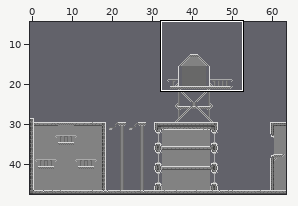
A Tiled map gets an edit: resource/maps/second_level.tmx. The picture above shows the old version from afar; the outline marks the close-up.
Close-up. First the earlier version:
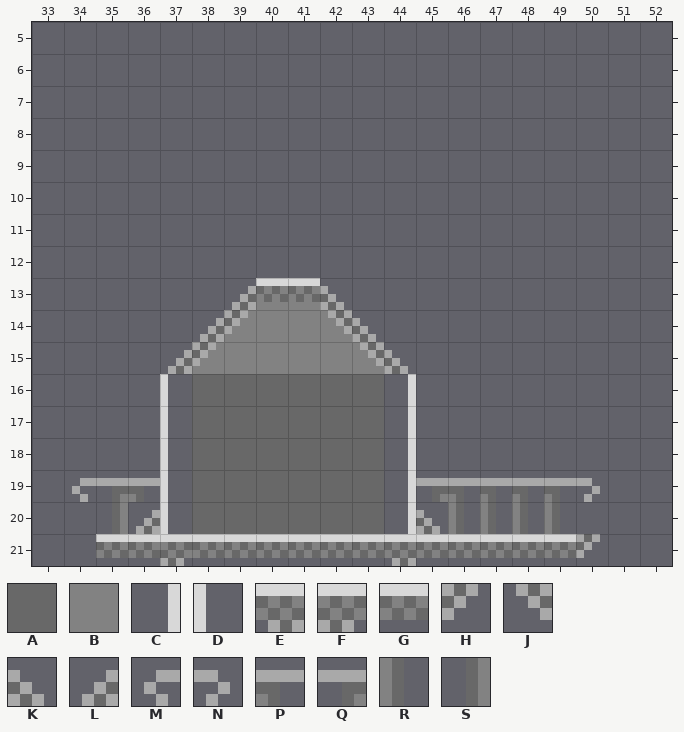
Cells are 4x4 px. Shown: x 33..52, y 5..21. The commit also changed other parts of the map, which this record leaves out.
Key: from "city_tileset": A 35, B 36, C 50 flipped on the other diagonal, D 50 turned 270, E 76, F 76 flipped left-right, G 77, H 92, J 92 flipped left-right, K 92 flipped up-down, L 92 turned 180, M 192, N 192 flipped left-right, P 193, Q 193 flipped left-right, R 209, S 209 flipped left-right.
_ is an empty cell.
Layer "a/background" before, first column x 33:
 5 ____________________
 6 ____________________
 7 ____________________
 8 ____________________
 9 ____________________
10 ____________________
11 ____________________
12 ____________________
13 _______BB___________
14 ______BBBB__________
15 _____BBBBBB_________
16 ____________________
17 ____________________
18 ____________________
19 _MQP________QPPPPN__
20 __SL________KRRRR___
21 __GGFGGGGGGEGGGGGH__
Layer "a/front layer" before, first column x 33:
 5 ____________________
 6 ____________________
 7 ____________________
 8 ____________________
 9 ____________________
10 ____________________
11 ____________________
12 ____________________
13 ______LGGK__________
14 _____LH__JK_________
15 ____LH____JK________
16 ____DAAAAAAC________
17 ____DAAAAAAC________
18 ____DAAAAAAC________
19 ____DAAAAAAC________
20 ____DAAAAAAC________
21 ____________________
Now the later version:
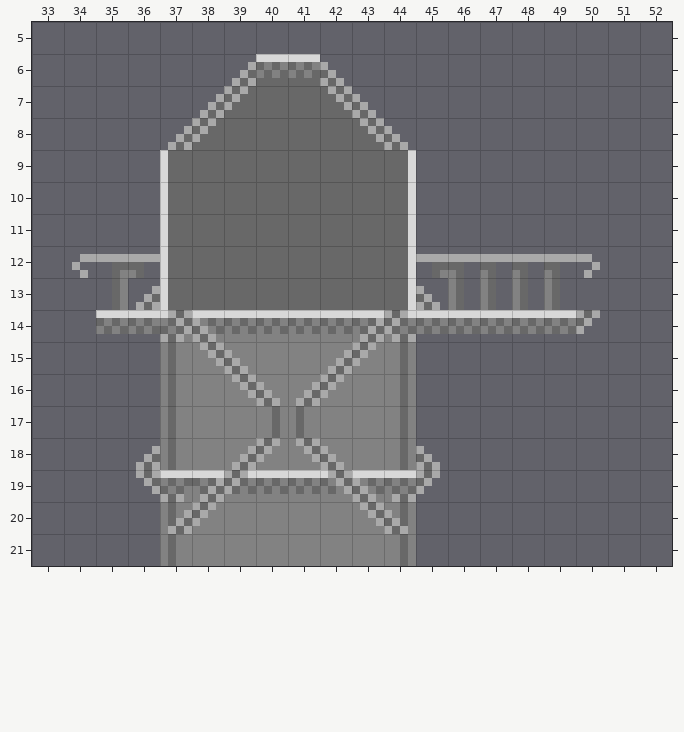
Tiles of an added or newly shown layer are drawn over the layers below it.
The edit:
{"where": "layer \"background\" (added)"}
{"y":6,"x":40,"old":"__","new":"AA"}
{"y":7,"x":39,"old":"_","new":"A"}
{"y":7,"x":42,"old":"_","new":"A"}
{"y":8,"x":38,"old":"_","new":"A"}
{"y":8,"x":43,"old":"_","new":"A"}
{"y":9,"x":37,"old":"_","new":"A"}
{"y":9,"x":44,"old":"_","new":"A"}
{"y":10,"x":37,"old":"_","new":"A"}
{"y":10,"x":44,"old":"_","new":"A"}
{"y":11,"x":37,"old":"_","new":"A"}
{"y":11,"x":44,"old":"_","new":"A"}
{"y":12,"x":37,"old":"_","new":"A"}
{"y":12,"x":44,"old":"_","new":"A"}
{"y":13,"x":37,"old":"_","new":"A"}
{"y":13,"x":39,"old":"____","new":"AAAA"}
{"y":13,"x":44,"old":"_","new":"A"}
{"y":14,"x":37,"old":"________","new":"BBBBBBBB"}
{"y":15,"x":37,"old":"___","new":"BBB"}
{"y":15,"x":42,"old":"___","new":"BBB"}
{"y":16,"x":37,"old":"________","new":"BBBBBBBB"}
{"y":17,"x":37,"old":"________","new":"BBBBBBBB"}
{"y":18,"x":37,"old":"________","new":"BBBBBBBB"}
{"y":19,"x":37,"old":"________","new":"BBBBBBBB"}
{"y":20,"x":37,"old":"________","new":"BBBBBBBB"}
{"y":21,"x":37,"old":"________","new":"BBBBBBBB"}
{"where": "layer \"a/background\""}
{"y":13,"x":40,"old":"BB","new":"__"}
{"y":14,"x":35,"old":"____BBBB________","new":"GGFGGGGGGEGGGGGH"}
{"y":15,"x":37,"old":"_BB","new":"R__"}
{"y":15,"x":42,"old":"BB_","new":"__S"}
{"y":16,"x":37,"old":"_","new":"R"}
{"y":16,"x":44,"old":"_","new":"S"}
{"y":17,"x":37,"old":"_","new":"R"}
{"y":17,"x":44,"old":"_","new":"S"}
{"y":18,"x":37,"old":"_","new":"R"}
{"y":18,"x":44,"old":"_","new":"S"}
{"y":19,"x":34,"old":"MQP________QPPPPN","new":"___FGGGGGGE______"}
{"y":20,"x":35,"old":"SL_","new":"__R"}
{"y":20,"x":44,"old":"_KRRRR","new":"S_____"}
{"y":21,"x":35,"old":"GGFGGGGGGEGGGGGH","new":"__R______S______"}
{"where": "layer \"a/front layer\""}
{"y":6,"x":39,"old":"____","new":"LGGK"}
{"y":7,"x":38,"old":"__","new":"LH"}
{"y":7,"x":42,"old":"__","new":"JK"}
{"y":8,"x":37,"old":"__","new":"LH"}
{"y":8,"x":43,"old":"__","new":"JK"}
{"y":9,"x":37,"old":"_","new":"D"}
{"y":9,"x":44,"old":"_","new":"C"}
{"y":10,"x":37,"old":"_","new":"D"}
{"y":10,"x":44,"old":"_","new":"C"}
{"y":11,"x":37,"old":"_","new":"D"}
{"y":11,"x":44,"old":"_","new":"C"}
{"y":12,"x":34,"old":"____","new":"MQPD"}
{"y":12,"x":44,"old":"_______","new":"CQPPPPN"}
{"y":13,"x":35,"old":"___","new":"SLD"}
{"y":13,"x":39,"old":"LGGK","new":"____"}
{"y":13,"x":44,"old":"______","new":"CKRRRR"}
{"y":14,"x":37,"old":"_LH","new":"JK_"}
{"y":14,"x":42,"old":"JK_","new":"_LH"}
{"y":15,"x":37,"old":"LH_","new":"_JK"}
{"y":15,"x":42,"old":"_JK","new":"LH_"}
{"y":16,"x":37,"old":"DAAAAAAC","new":"__JKLH__"}
{"y":17,"x":37,"old":"DAAAAAAC","new":"___SR___"}
{"y":18,"x":36,"old":"_DAAAAAAC_","new":"L__LHJK__K"}
{"y":19,"x":36,"old":"_DAAAAAAC_","new":"J_LH__JK_H"}
{"y":20,"x":37,"old":"DAAAAAAC","new":"LH____JK"}
{"y":21,"x":37,"old":"_","new":"R"}
{"y":21,"x":44,"old":"_","new":"S"}
{"label":"changed","picture_box":[72,54,600,566]}
